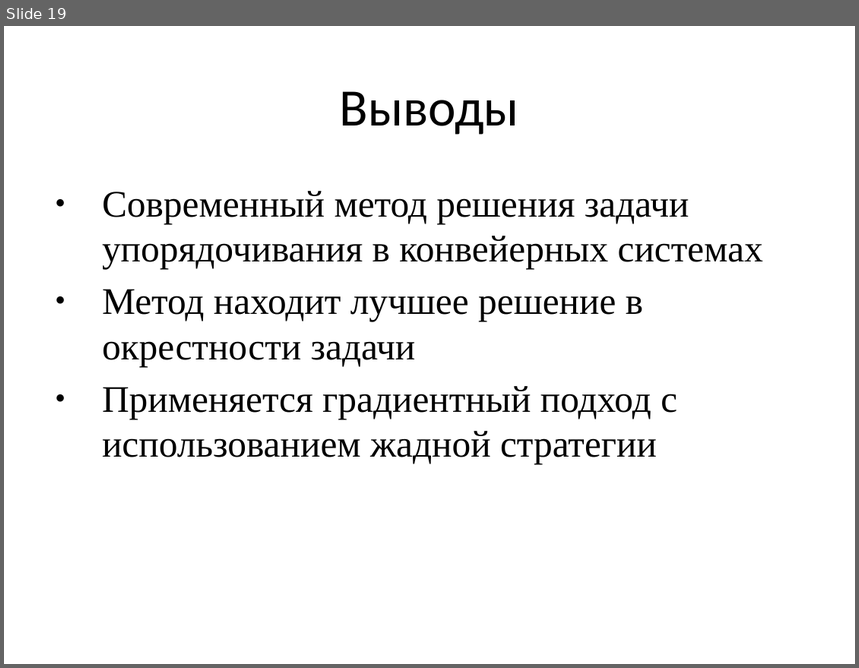
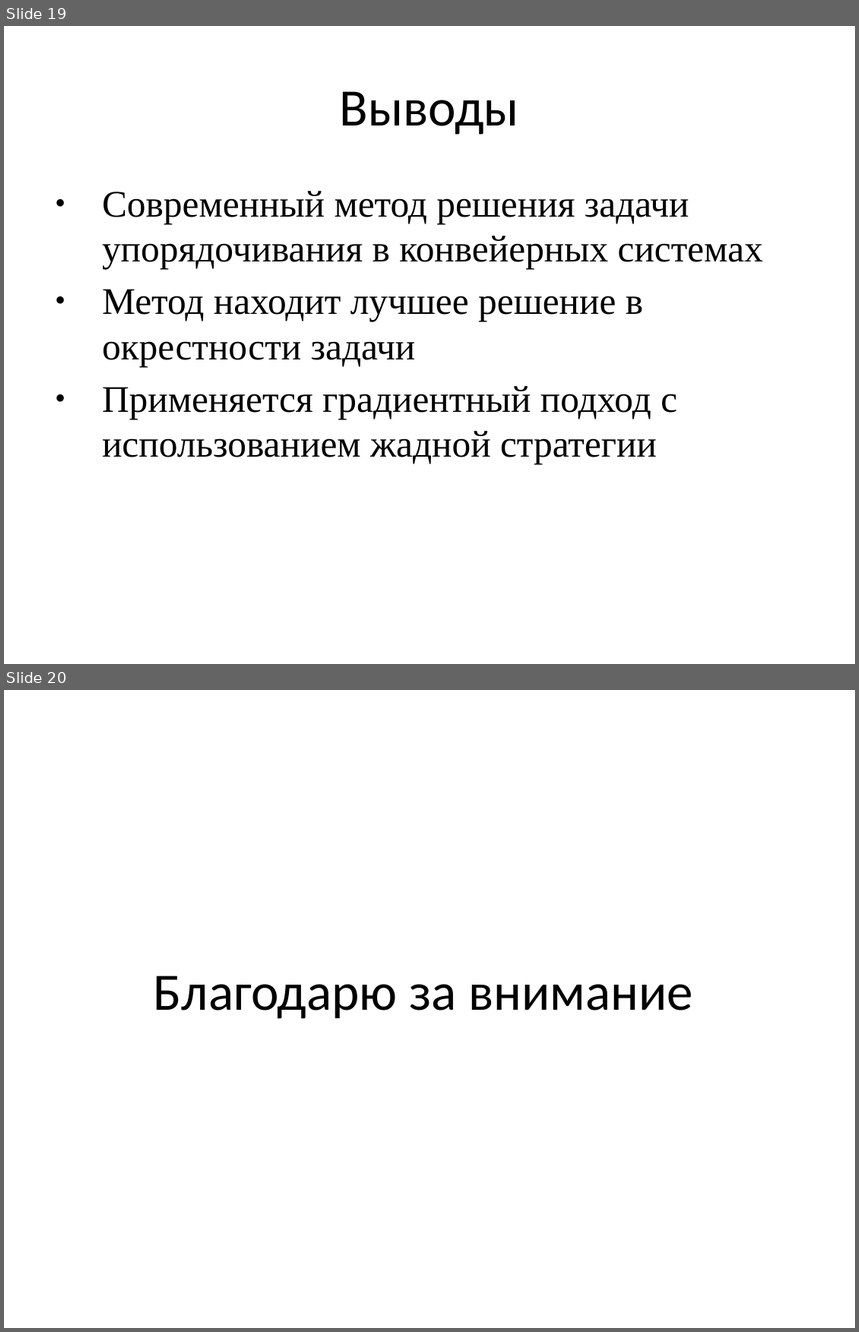
Before and after one commit to sasha2567/diplom-magister, a slide deck: к защите/Саша/На защиту.pptx. Shown one above the other, each under a label of ours: slide 19 before the commit, slides 19 and 20 after it. The pictures are 859x668 and 859x1332 pixels, drawn with LibreOffice and Linux fonts; fonts in the diff are those of the drawing. Boxes give left, top, right and bottom in pixels: in the first picture for what was removed or moved away, otherwise in the second. Text is boxed around its words. In the diff, an @@ line names an element or a change of style, - is before the commit and + after.

Commit message:
правки

```diff
--- a/к защите/Саша/На защиту.pptx
+++ b/к защите/Саша/На защиту.pptx
@@ slide 20 added at <box>4,690,855,1328</box>, background #FFFFFF @@
@@ title added at <box>154,976,693,1019</box>, 49 pt, text #000000 @@
+Благодарю за внимание
```
